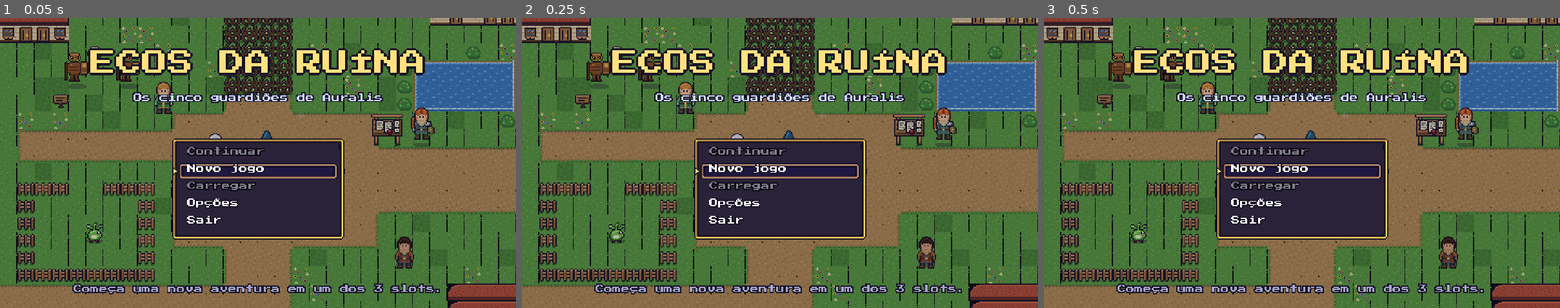
Above: before the commit, frames 1-3 (left to right).
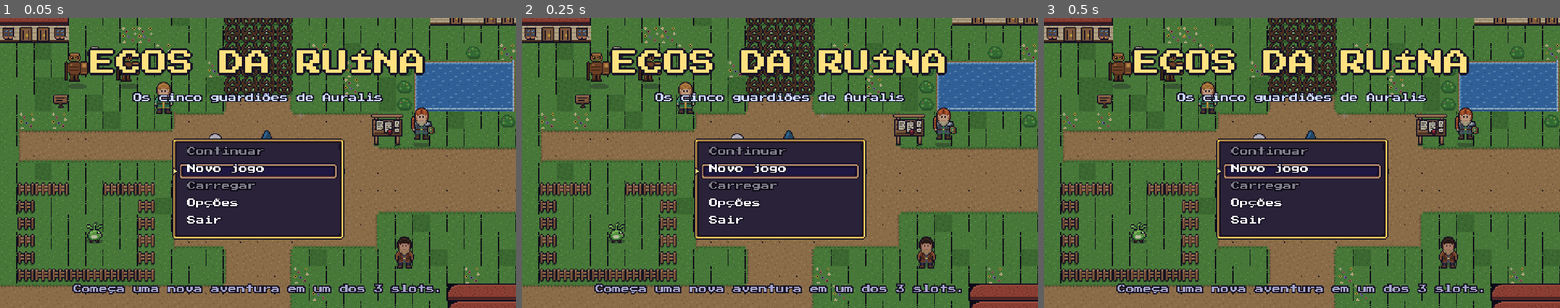
Above: after the commit, the same moments.

Repository: jaapa07/Claude
Game: Godot game, scene res://scenes/main.tscn
Same seed, same stepped clock (60 frames per second), same inputs: the game is played once before the commit and once after it.
Inputs:
- Up to frame 1 (0.05 s): no input
- Up to frame 2 (0.25 s): no input
- Up to frame 3 (0.5 s): no input

The runs differ from the first frame. In frame 1, 0.3% of the frame differs, in the area x 3-94%, y 3-98%; in frame 2, 0.1%; in frame 3, 0.2%.

Commit message:
Animação: corrige separação das animações de tile, tween da desintegração preso ao Juice; docs ANIMACAO e licenças
Co-Authored-By: Claude Opus 5.5 <noreply@anthropic.com>
Claude-Session: https://claude.ai/code/session_01SZRMGMxGYvxw7C5NivNDxm

Diff:
--- a/ecos_da_ruina/scripts/fortaleza.gd
+++ b/ecos_da_ruina/scripts/fortaleza.gd
@@ -83,8 +83,8 @@
 			src.set_tile_animation_frame_duration(c, 1, 0.6)
 		elif NAMES[i] == "f_banner" and src.texture.get_height() >= 144:
 			# estandarte ao vento: quadros extras nas linhas 5 e 8 da mesma coluna (82_fortaleza.pxl)
+			src.set_tile_animation_separation(c, Vector2i(0, 2))   # em células do atlas
 			src.set_tile_animation_columns(c, 1)
-			src.set_tile_animation_separation(c, Vector2i(0, 32))
 			src.set_tile_animation_frames_count(c, 3)
 			for k in 3:
 				src.set_tile_animation_frame_duration(c, k, 0.22)
--- a/ecos_da_ruina/scripts/juice.gd
+++ b/ecos_da_ruina/scripts/juice.gd
@@ -212,7 +212,7 @@
 	flash_for(0.06, 1.0)
 	var c := color_of(str(host.get("affinity")))
 	mat.set_shader_parameter("dissolve_col", Color(0.6, 0.95, 1.0).lerp(c, 0.35))
-	var tw := spr.create_tween()
+	var tw := create_tween()
 	tw.tween_interval(0.07)
 	tw.tween_method(func(v: float): mat.set_shader_parameter("dissolve", v), 0.0, 1.0, max(0.1, dur - 0.07))
 	if w != null:
--- a/ecos_da_ruina/scripts/world.gd
+++ b/ecos_da_ruina/scripts/world.gd
@@ -225,8 +225,8 @@
 		if i < 0:
 			continue
 		var c := Vector2i(i % 16, i / 16)
+		src.set_tile_animation_separation(c, Vector2i(0, 3))   # em células do atlas
 		src.set_tile_animation_columns(c, 1)
-		src.set_tile_animation_separation(c, Vector2i(0, TILE * 3))
 		src.set_tile_animation_frames_count(c, 4)
 		for k in 4:
 			src.set_tile_animation_frame_duration(c, k, 0.55 if k % 2 == 0 else 0.4)
Binary file added: ecos_da_ruina/docs/screenshots/anim_golpe_desintegracao.png
Binary file added: ecos_da_ruina/docs/screenshots/anim_impacto_afinidades.png
Binary file added: ecos_da_ruina/docs/screenshots/anim_transicao_pontilhado.png
Not shown, added: ecos_da_ruina/docs/ANIMACAO.md
Not shown, changed: ecos_da_ruina/docs/ASSET_LICENSES.md
